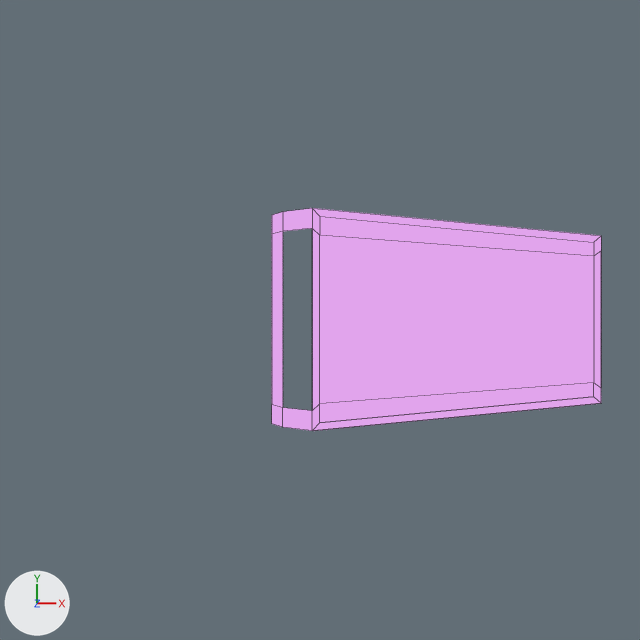
Two versions of the Blender file assets/base_models.blend, one commit apart.
Both versions are drawn from the file's camera 'Camera'. Arrows for +X, +Y and +Z are at lower left; the lights stay in place. Mesh edges are drawn as thin lines. The same objects are shown in both versions, whatever each file hides.

The scene before the commit, as lines of its bpy script (objects in view):
```python
me_cube_002 = bpy.data.meshes.new('Cube.002')
me_cube_002.from_pydata(...)  # 56 vertices, 56 faces; spans x -0.175..0.173, y -0.076..0.44, z -0.237..0.006
me_cube_002.materials.append(mat_cart)
ob_cart = bpy.data.objects.new('Cart', me_cube_002)
ob_cart.location = (0.0, 0.0, 0.0)
ob_cart.rotation_euler = (0.0, 0.0, 4.712)  # degrees (0, 0, 270)
```
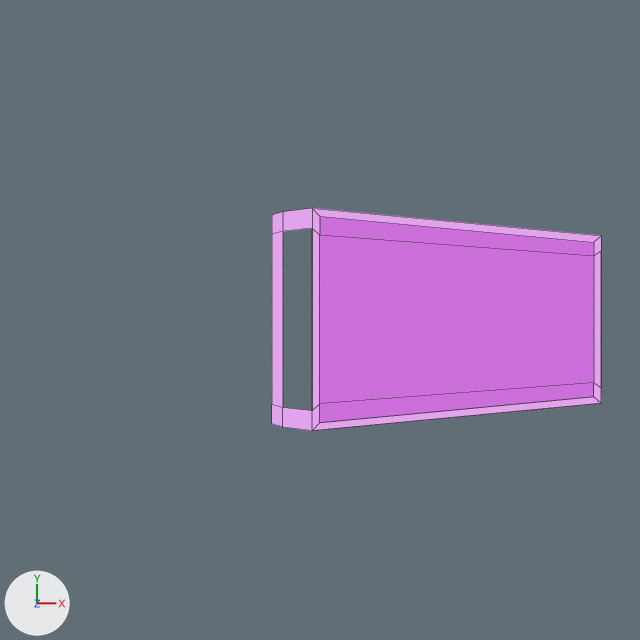
The change, as a list of edits to the scene's bpy script:
```text
Change me_cube_002:
    where me_cube_002.from_pydata(...)  # 56 vertices, 56 faces; spans x -0.175..0.173, y -0.076..0.44, z -0.237..0.006
    used by ob_cart; location = (0.0, 0.0, 0.0); rotation_euler = (0.0, 0.0, 4.712), in degrees (0, 0, 270)
    me_cube_002 part 1: all 3 faces centred in x -0.129..0.127, y 0.214, z -0.222 switch from mat_cart to mat_player
```

Boxes (x1, y1, x2, y2) around the edits, measured in the pictures (640 x 640 px):
part 1 of me_cube_002, recoloured (purple to pink)
    both: (320, 216, 594, 423)
